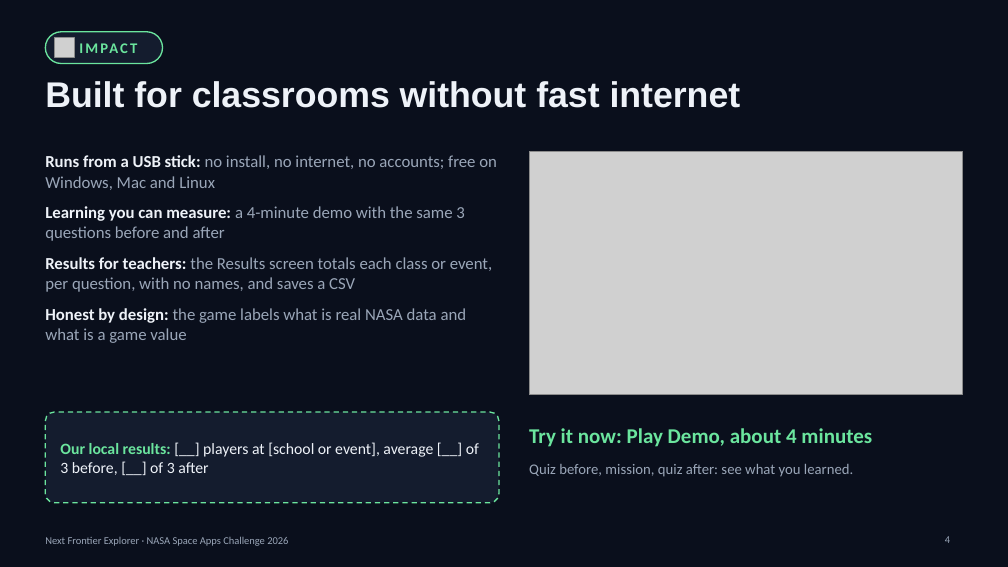
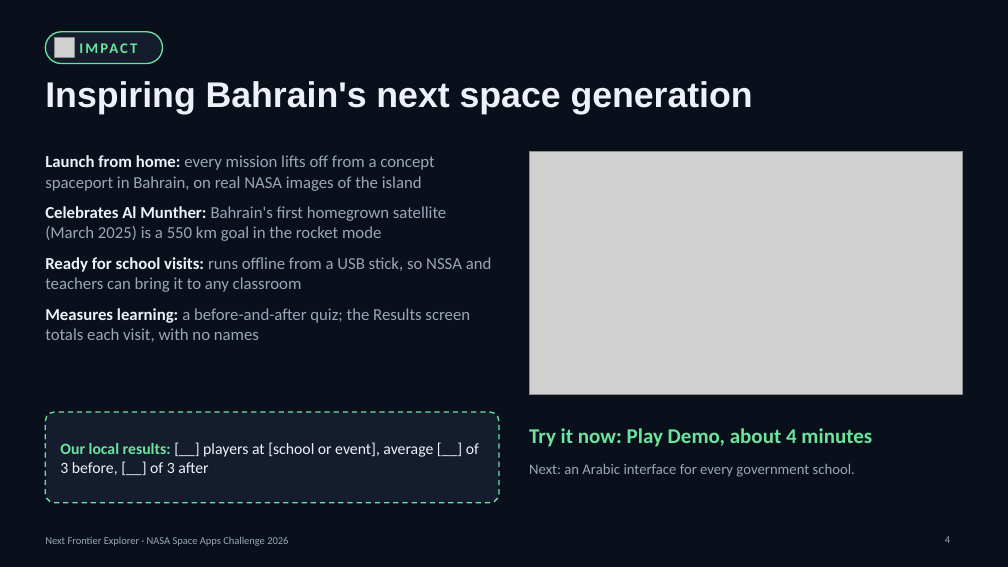
Before and after one commit to Mozaix/NASA, a slide deck: slide 4 of pitch/NextFrontier-pitch.pptx. Drawn at 1008x567 pixels with LibreOffice and Linux fonts; fonts in the diff are those of the drawing; grey boxes stand for pictures. Boxes give left, top, right and bottom in pixels: in the first picture for what was removed or moved away, otherwise in the second. Text is boxed around its words. In the diff, an @@ line names an element or a change of style, - is before the commit and + after.

Commit message:
v1.8: launch from a Bahrain concept spaceport on NASA data; reverse and fuel fixes
Bahrain
- Every mission launches from Bahrain Spaceport (concept), in the island's southern desert.
  Ground: NASA/USGS Landsat 8/9 (HLS L30, 5 Jan 2025) via NASA GIBS, inside NASA Blue Marble
  Next Generation imagery of the Gulf. SRTM elevation shades the ground and places the pad.
  tools/fetch_bahrain.py rebuilds it; data/bahrain.json records sources and the pad.
- Launch-site card on the pad: location, SRTM pad elevation, imagery source, and that the
  site is a concept (Bahrain's Al Munther launched on 15 Mar 2025 to a 550 km orbit).
- 2D rocket mode: Al Munther's 550 km orbit is a new milestone (non-NASA source, labelled).

Fixes from play-testing
- Reverse had no speed cap and kept accelerating; S now brakes, then reverses at up to 8 m/s.
- Landing: steering fires side thrusters that use a little fuel, which looked like fuel
  vanishing. The thrusters now puff visibly, the fuel row says what is burning, and the key
  hint says side thrusters use fuel.

Pitch: deck Data and Impact slides rewritten around Bahrain; video re-recorded with the
Bahrain launch. Builds in USB_BUILD rebuilt as v1.8. Tests cover all of the above.

```diff
--- a/pitch/NextFrontier-pitch.pptx
+++ b/pitch/NextFrontier-pitch.pptx
@@ title at <box>45,81,753,114</box>: text changed @@
-Built for classrooms without fast internet
+Inspiring Bahrain's next space generation
@@ text at <box>45,155,492,342</box>: text changed @@
-• Runs from a USB stick: no install, no internet, no accounts; free on Windows, Mac and Linux
-• Learning you can measure: a 4-minute demo with the same 3 questions before and after
-• Results for teachers: the Results screen totals each class or event, per question, with no names, and saves a CSV
-• Honest by design: the game labels what is real NASA data and what is a game value
+• Launch from home: every mission lifts off from a concept spaceport in Bahrain, on real NASA images of the island
+• Celebrates Al Munther: Bahrain's first homegrown satellite (March 2025) is a 550 km goal in the rocket mode
+• Ready for school visits: runs offline from a USB stick, so NSSA and teachers can bring it to any classroom
+• Measures learning: a before-and-after quiz; the Results screen totals each visit, with no names
@@ text at <box>529,464,855,477</box>: text changed @@
-Quiz before, mission, quiz after: see what you learned.
+Next: an Arabic interface for every government school.
```
Also in this commit, not shown: 1 other slide changed, 19 other files.
